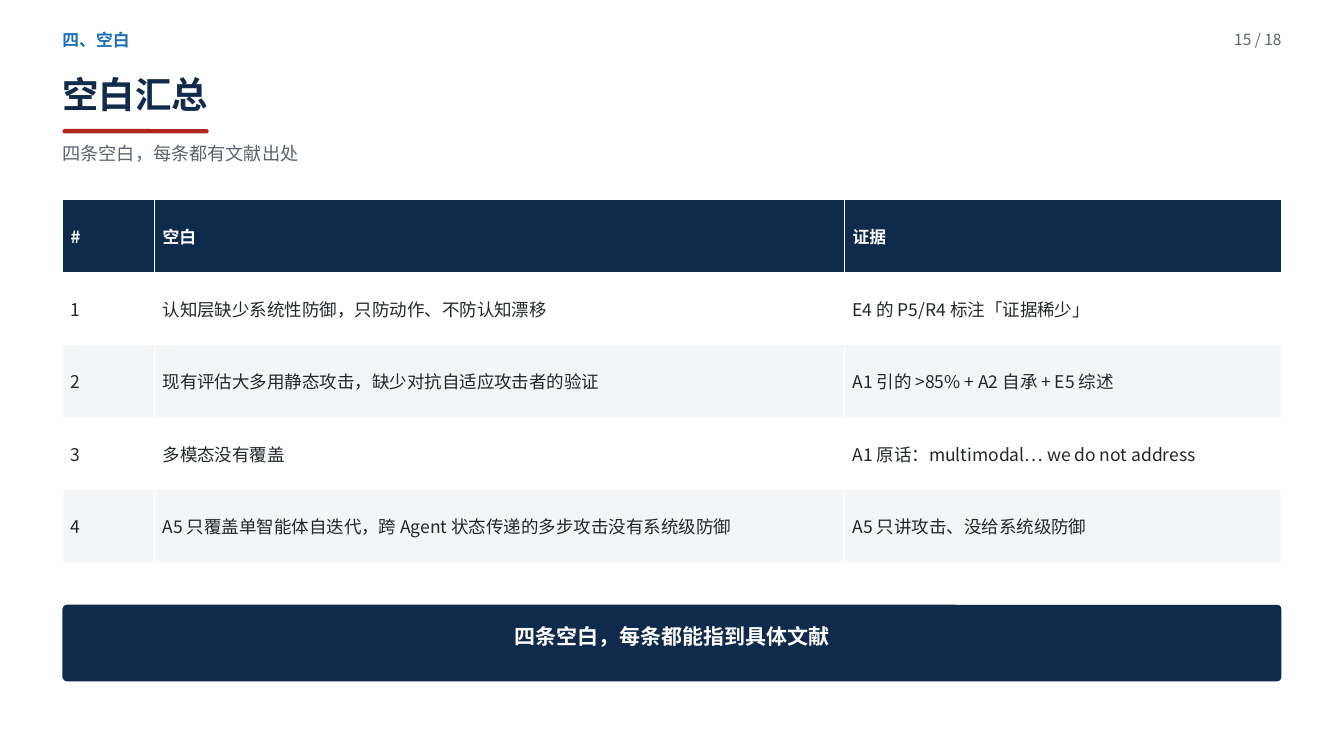
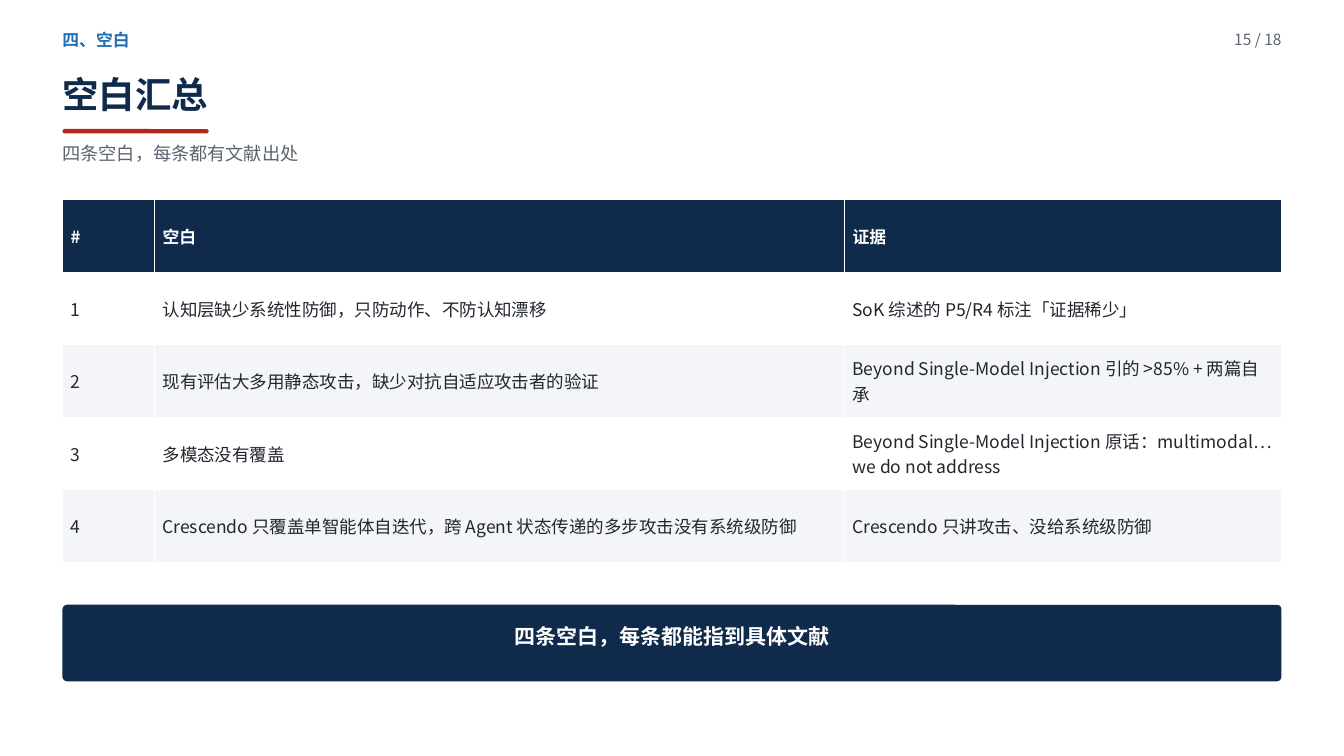
Before and after one commit to yiiiiiii1/multi-agent-remote-sensing, a slide deck: slide 15 of 阶段2-卫星多智能体防御/presentations/新方向调研汇报.pptx. Drawn at 1344x756 pixels with LibreOffice and Linux fonts; fonts in the diff are those of the drawing. Boxes give left, top, right and bottom in pixels: in the first picture for what was removed or moved away, otherwise in the second. Text is boxed around its words. In the diff, an @@ line names an element or a change of style, - is before the commit and + after.

```diff
--- a/阶段2-卫星多智能体防御/presentations/新方向调研汇报.pptx
+++ b/阶段2-卫星多智能体防御/presentations/新方向调研汇报.pptx
@@ table at [63,200,1282,563] @@
-row 2, column 3: E4 的 P5/R4 标注「证据稀少」
+row 2, column 3: SoK 综述的 P5/R4 标注「证据稀少」
-row 3, column 3: A1 引的 >85% + A2 自承 + E5 综述
+row 3, column 3: Beyond Single-Model Injection 引的 >85% + 两篇自承
-row 4, column 3: A1 原话：multimodal… we do not address
+row 4, column 3: Beyond Single-Model Injection 原话：multimodal… we do not address
-row 5, column 2: A5 只覆盖单智能体自迭代，跨 Agent 状态传递的多步攻击没有系统级防御
+row 5, column 2: Crescendo 只覆盖单智能体自迭代，跨 Agent 状态传递的多步攻击没有系统级防御
-row 5, column 3: A5 只讲攻击、没给系统级防御
+row 5, column 3: Crescendo 只讲攻击、没给系统级防御
```
Also in this commit, not shown: 8 other slides changed, 1 other file.
